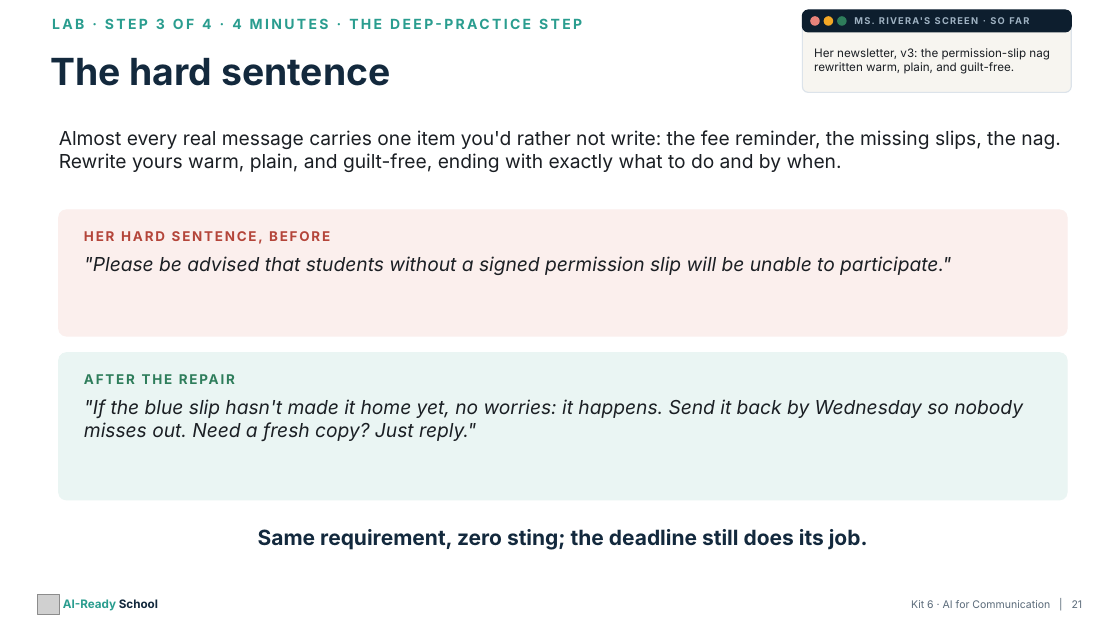
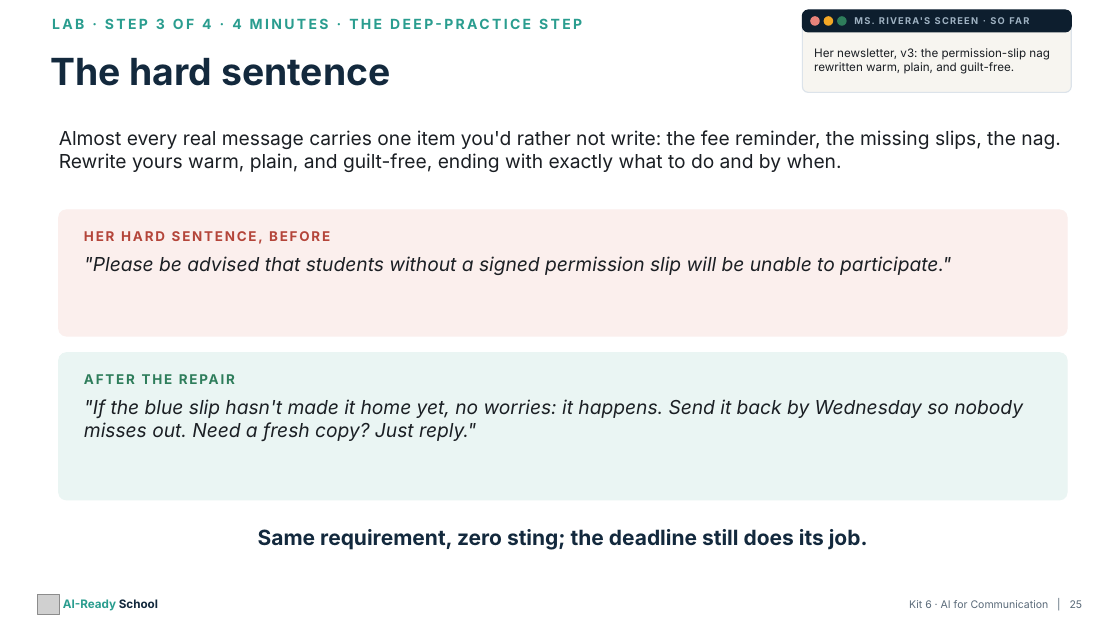
Before and after one commit to aspinozzi1/Ai-School-Ready, a slide deck: slide 25 of kits/kit06/Kit06_PresentationDeck.pptx (slide 21 before the commit). Drawn at 1120x630 pixels with LibreOffice and Linux fonts; fonts in the diff are those of the drawing; grey boxes stand for pictures. Boxes give left, top, right and bottom in pixels: in the first picture for what was removed or moved away, otherwise in the second. Text is boxed around its words. In the diff, an @@ line names an element or a change of style, - is before the commit and + after.

```diff
--- a/kits/kit06/Kit06_PresentationDeck.pptx
+++ b/kits/kit06/Kit06_PresentationDeck.pptx
@@ text at box(909, 600, 1083, 608): text changed @@
-Kit 6 · AI for Communication | 21
+Kit 6 · AI for Communication | 25
```
Also in this commit, not shown: 12 other slides changed, 5 slides added, 7 other files.
